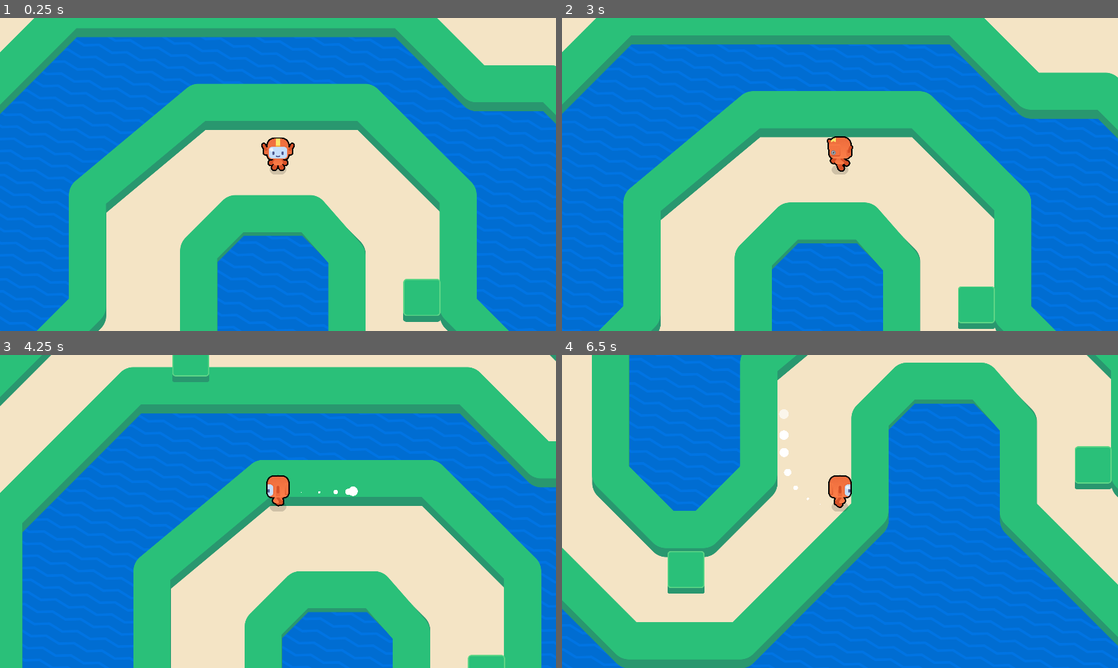
Above: before the commit, frames 1-4 (two rows, left to right).
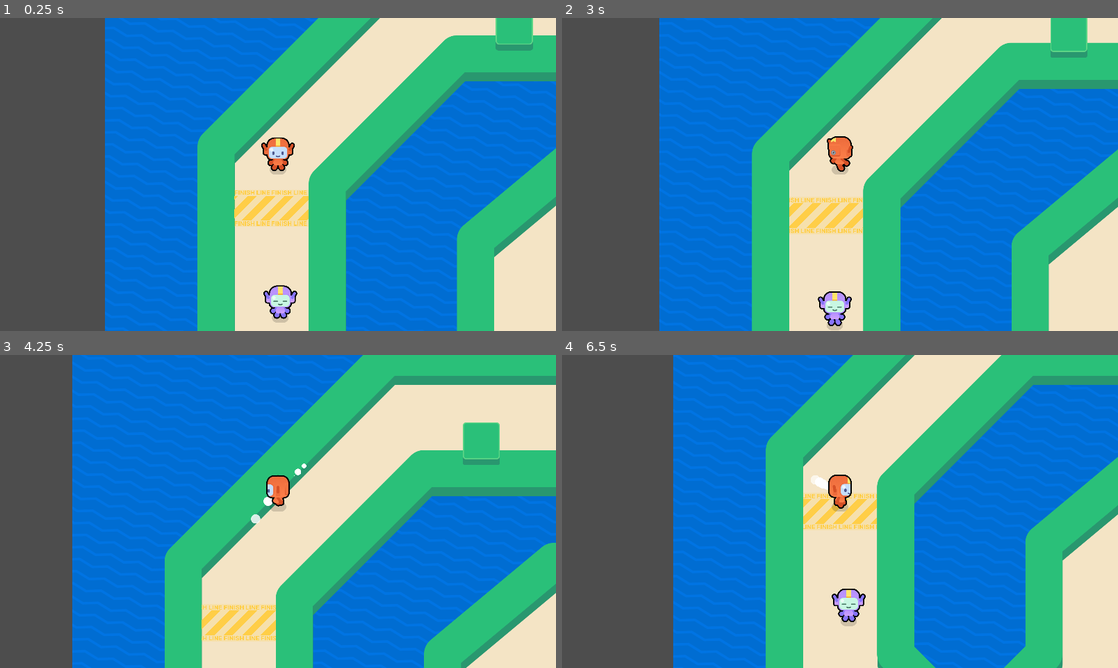
Above: after the commit, the same moments.

Repository: notfroogs/M9-Top-Down-Movement
Game: Godot game, scene res://lessons/game.tscn
Two runs of this game, one before a commit and one after it. Both use one fixed random seed, a clock stepped at 60 frames per second and the inputs below. The project has no main scene, so this scene is started directly.
Inputs (mouse positions are in pixels of both pictures, inside the frame that each line leads up to):
- Up to frame 1 (0.25 s): no input
- Up to frame 2 (3 s): tap Enter at 0.5 s; move the mouse to (962, 158) at 0.52 s; hold Right (move_right) 0.53-1.28 s; tap Z every 0.75 s from 0.6 to 2.85 s; click (962, 158) at 0.67 s; tap Space at 0.77, 1.52 s; move the mouse to (728, 190) at 1.27 s; hold Down (move_down) 1.28-2.03 s; click (728, 190) at 1.42 s; move the mouse to (895, 105) at 2.02 s; hold Right (move_right) 2.03-2.78 s; click (895, 105) at 2.17 s; move the mouse to (812, 237) at 2.77 s; hold Up (move_up) from 2.78 s (still down); click (812, 237) at 2.92 s
- Up to frame 3 (4.25 s): tap Space at 3.02, 3.77 s; move the mouse to (444, 558) at 3.52 s; release Up (move_up) at 3.53 s; hold Left (move_left) from 3.53 s (still down); tap Z at 3.6 s; click (444, 558) at 3.67 s
- Up to frame 4 (6.5 s): move the mouse to (673, 464) at 4.27 s; tap Z at 4.35, 5.1, 5.85 s; click (673, 464) at 4.42 s; tap Space at 4.52, 6.02 s; move the mouse to (867, 511) at 5.02 s; release Left (move_left) at 5.03 s; hold Down (move_down) 5.03-5.78 s; click (867, 511) at 5.17 s; move the mouse to (756, 433) at 5.77 s; hold Right (move_right) from 5.78 s (still down); click (756, 433) at 5.92 s

The runs differ from the first frame. In frame 1, 77% of the frame differs, in the area x 0-100%, y 0-100%; in frame 2, 76%; in frame 3, 65%; in frame 4, 76%.

Commit message:
L13 done

Diff:
--- a/M09.top_down_movement_workbook/lessons/bouncer.gd
+++ b/M09.top_down_movement_workbook/lessons/bouncer.gd
@@ -5,12 +5,14 @@
 @export var deacceleration := 1080
 @onready var _dust: GPUParticles2D = %Dust
 @onready var _runner_visual: RunnerVisual = %RunnerVisualPurple
+@onready var _hit_box: Area2D = %HitBox
+
 
 
 
 func _physics_process(delta: float) -> void:
-	var direction := global_position.direction_to(get_global_mouse_position())
-	var distance := global_position.distance_to(get_global_mouse_position())
+	var direction := global_position.direction_to(get_global_player_position())
+	var distance := global_position.distance_to(get_global_player_position())
 	var speed := max_speed if distance > 100 else max_speed * distance / 100
 	var desired_velocity = direction * speed
 	velocity = velocity.move_toward(desired_velocity, acceleration * delta)
@@ -28,3 +30,14 @@
 	else:
 		_runner_visual.animation_name = RunnerVisual.Animations.IDLE
 		_dust.emitting = false
+func get_global_player_position() -> Vector2:
+	return get_tree().root.get_node("Game/Runner").global_position
+func _ready() -> void:
+	_hit_box.body_entered.connect(func(body: Node) -> void:
+		if body is Runner:
+			get_tree().reload_current_scene.call_deferred()
+		)
+
+func stop():
+	_runner_visual.animation_name = RunnerVisual.Animations.IDLE
+	_dust.emitting = false
--- a/M09.top_down_movement_workbook/lessons/bouncer.tscn
+++ b/M09.top_down_movement_workbook/lessons/bouncer.tscn
@@ -40,6 +40,9 @@
 [sub_resource type="ViewportTexture" id="ViewportTexture_p25w4"]
 viewport_path = NodePath("SubViewport")
 
+[sub_resource type="CircleShape2D" id="CircleShape2D_o4cp0"]
+radius = 29.0
+
 [node name="Bouncer" type="CharacterBody2D"]
 motion_mode = 1
 script = ExtResource("1_1u8i6")
@@ -74,3 +77,10 @@
 material = SubResource("ShaderMaterial_wvxkf")
 position = Vector2(0, -66)
 texture = SubResource("ViewportTexture_p25w4")
+
+[node name="HitBox" type="Area2D" parent="."]
+unique_name_in_owner = true
+
+[node name="CollisionShape2D" type="CollisionShape2D" parent="HitBox"]
+position = Vector2(0, -27)
+shape = SubResource("CircleShape2D_o4cp0")
--- a/M09.top_down_movement_workbook/lessons/game.gd
+++ b/M09.top_down_movement_workbook/lessons/game.gd
@@ -2,6 +2,8 @@
 @onready var _finish_line: FinishLine = %FinishLine
 @onready var _runner: Runner = %Runner
 @onready var _count_down: CountDown = %CountDown
+@onready var _bouncer: CharacterBody2D = %Bouncer
+@onready var timer: Timer = %Timer
 
 
 # Called when the node enters the scene tree for the first time.
@@ -11,6 +13,8 @@
 			return
 		var runner := body as Runner
 		runner.set_physics_process(false)
+		_bouncer.set_physics_process(false)
+		_bouncer.stop()
 		var destination_position :=(
 			_finish_line.global_position +Vector2(0,64)
 		)
@@ -24,7 +28,13 @@
 	)
 	_count_down.start_counting()
 	_runner.set_physics_process(false)
+	_bouncer.set_physics_process(false)
 	_count_down.counting_finished.connect(
 		func() -> void:
 			_runner.set_physics_process(true)
+			await get_tree().create_timer(4.0).timeout
+			on_timer_timeout()
 )
+
+func on_timer_timeout():
+	_bouncer.set_physics_process(true)
--- a/M09.top_down_movement_workbook/lessons/game.tscn
+++ b/M09.top_down_movement_workbook/lessons/game.tscn
@@ -9,6 +9,7 @@
 [ext_resource type="Theme" uid="uid://cdcyvsn1fp8wa" path="res://assets/countdown/count_down_theme.tres" id="7_viysf"]
 [ext_resource type="Script" path="res://assets/countdown/count_down.gd" id="8_tpjcj"]
 [ext_resource type="PackedScene" uid="uid://kqcrmexed4ch" path="res://lessons/pause_screen.tscn" id="9_26ros"]
+[ext_resource type="PackedScene" uid="uid://b8n6hh47xoa86" path="res://lessons/bouncer.tscn" id="10_puat5"]
 
 [node name="Game" type="Node2D"]
 y_sort_enabled = true
@@ -17,9 +18,13 @@
 [node name="Runner" parent="." instance=ExtResource("1_yasw7")]
 unique_name_in_owner = true
 process_mode = 1
-position = Vector2(1936, 1272)
+position = Vector2(596, 1119)
 
 [node name="Camera2D" type="Camera2D" parent="Runner"]
+
+[node name="Bouncer" parent="." instance=ExtResource("10_puat5")]
+unique_name_in_owner = true
+position = Vector2(604, 1630)
 
 [node name="FinishLine" parent="." instance=ExtResource("5_sepuf")]
 unique_name_in_owner = true
@@ -77,3 +82,8 @@
 [node name="PauseScreen" parent="CanvasLayer" instance=ExtResource("9_26ros")]
 process_mode = 3
 visible = false
+
+[node name="Timer" type="Timer" parent="."]
+unique_name_in_owner = true
+wait_time = 4.281
+one_shot = true
Not shown: 1 places in M09.top_down_movement_workbook/lessons/bouncer.tscn that only renumber resources
Not shown: 1 places in M09.top_down_movement_workbook/lessons/game.tscn that only renumber resources
